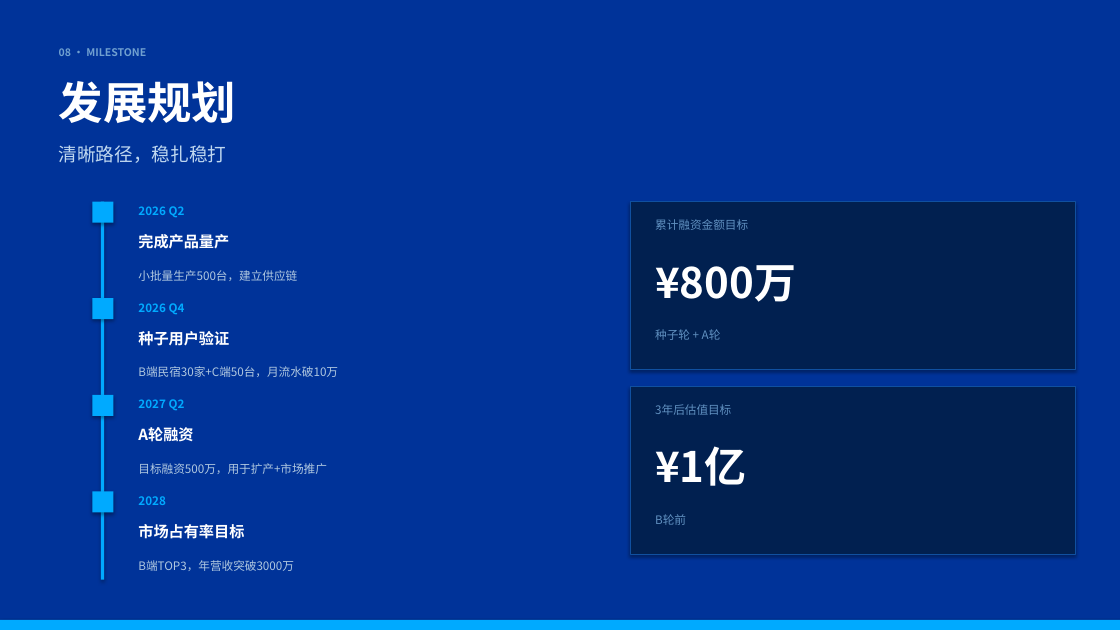
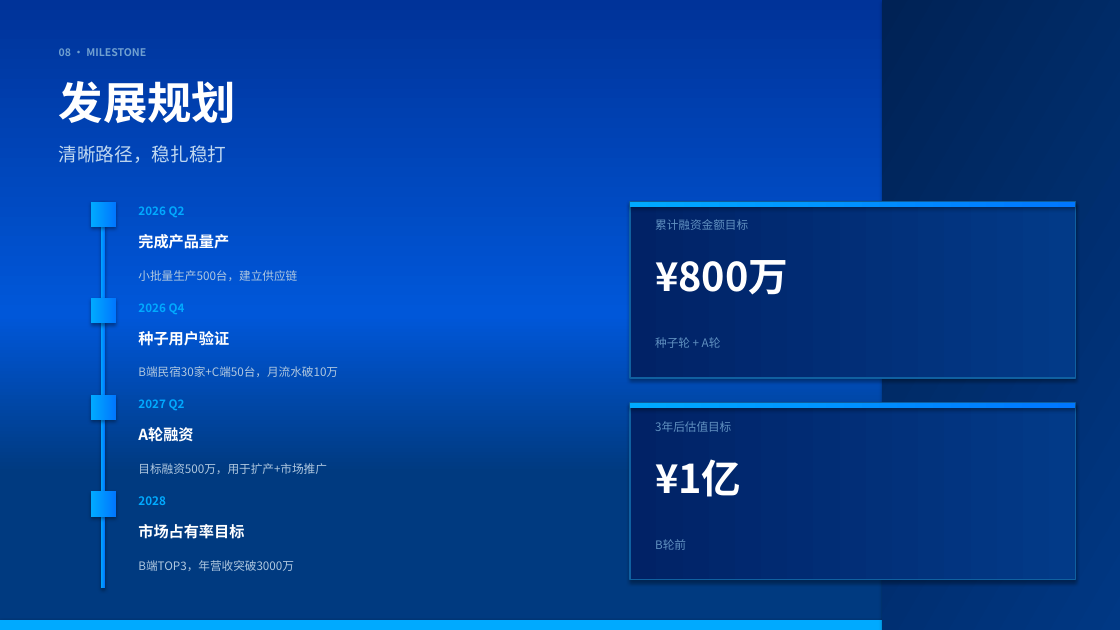
Before and after one commit to Luoyi-Gan/zhishui-landing, a slide deck: slide 11 of 智水清源-路演模版.pptx. Drawn at 1120x630 pixels with LibreOffice and Linux fonts; fonts in the diff are those of the drawing. Boxes give left, top, right and bottom in pixels: in the first picture for what was removed or moved away, otherwise in the second. Text is boxed around its words. In the diff, an @@ line names an element or a change of style, - is before the commit and + after.

```diff
--- a/智水清源-路演模版.pptx
+++ b/智水清源-路演模版.pptx
@@ rectangle removed at (0, 0, 1120, 630) @@
@@ rectangle added at (882, 0, 1120, 630), fill gradient #002255 to #003A88 @@
@@ text "发展规划" at (59, 81, 236, 123): text colour #FFFFFF to gradient #FFFFFF to #00AAFF @@
@@ rectangle: place and size @@
-rectangle at (92, 202, 113, 223)
+rectangle at (91, 202, 116, 227)
@@ rectangle: place and size @@
-rectangle at (101, 202, 104, 580)
+rectangle at (101, 202, 105, 588)
@@ rectangle: place and size @@
-rectangle at (630, 202, 1075, 370)
+rectangle at (630, 202, 1075, 378)
@@ rectangle at (630, 202, 1075, 378): fill #012050 to gradient #012266 to #023A88; outline #1050A0 1 pt to #1060A0 1.5 pt @@
@@ rectangle added at (630, 202, 1075, 207), fill gradient #00AAFF to #0077FF @@
@@ text "¥800万" at (655, 260, 788, 295): size 36 to 34 pt, text colour #FFFFFF to gradient #FFFFFF to #00AAFF @@
@@ rectangle: place and size @@
-rectangle at (92, 298, 113, 319)
+rectangle at (91, 298, 116, 323)
@@ text "种子轮 + A轮": place and size @@
-text "种子轮 + A轮" at (655, 329, 721, 340)
+text "种子轮 + A轮" at (655, 337, 721, 348)
@@ rectangle: place and size @@
-rectangle at (92, 395, 113, 416)
+rectangle at (91, 395, 116, 420)
@@ rectangle at (630, 403, 1075, 580): fill #012050 to gradient #012266 to #023A88; outline #1050A0 1 pt to #1060A0 1.5 pt @@
@@ rectangle: place and size @@
-rectangle at (630, 386, 1075, 555)
+rectangle at (630, 403, 1075, 580)
@@ rectangle added at (630, 403, 1075, 408), fill gradient #00AAFF to #0077FF @@
@@ text "3年后估值目标": place and size @@
-text "3年后估值目标" at (655, 404, 731, 415)
+text "3年后估值目标" at (655, 421, 731, 432)
@@ text "¥1亿" at (655, 459, 741, 497): size 36 to 34 pt, text colour #FFFFFF to gradient #FFFFFF to #00AAFF @@
@@ text "¥1亿": place and size @@
-text "¥1亿" at (655, 446, 747, 486)
+text "¥1亿" at (655, 459, 741, 497)
@@ fill #00AAFF to gradient #00AAFF to #0077FF in 5 elements at (101, 202, 105, 588), (91, 202, 116, 227), (91, 298, 116, 323), (91, 395, 116, 420), (91, 492, 116, 517) @@
@@ rectangle: place and size @@
-rectangle at (92, 492, 113, 513)
+rectangle at (91, 492, 116, 517)
@@ text "B轮前": place and size @@
-text "B轮前" at (655, 514, 686, 525)
+text "B轮前" at (655, 539, 686, 550)
```
Also in this commit, not shown: 11 other slides changed, 1 other file.
